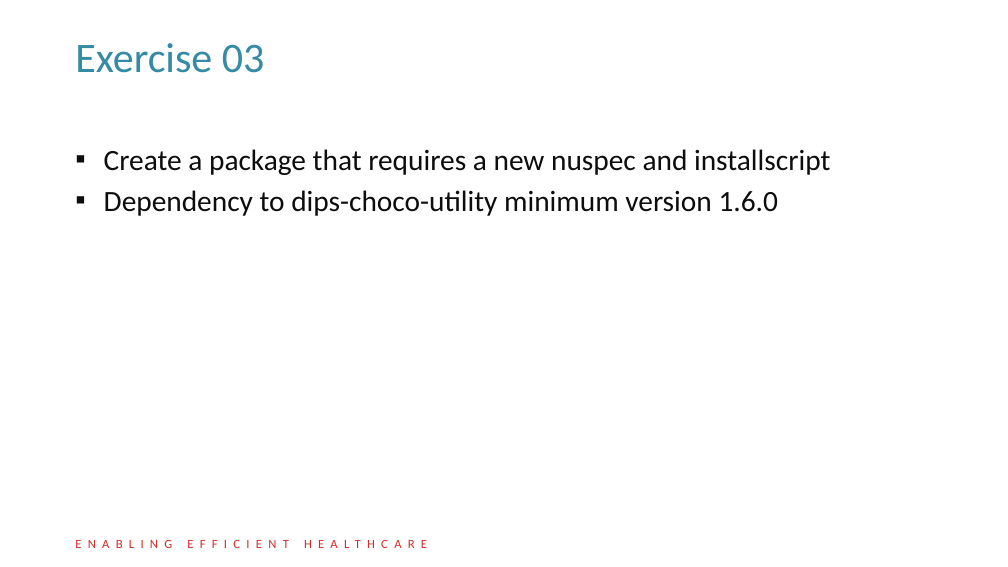
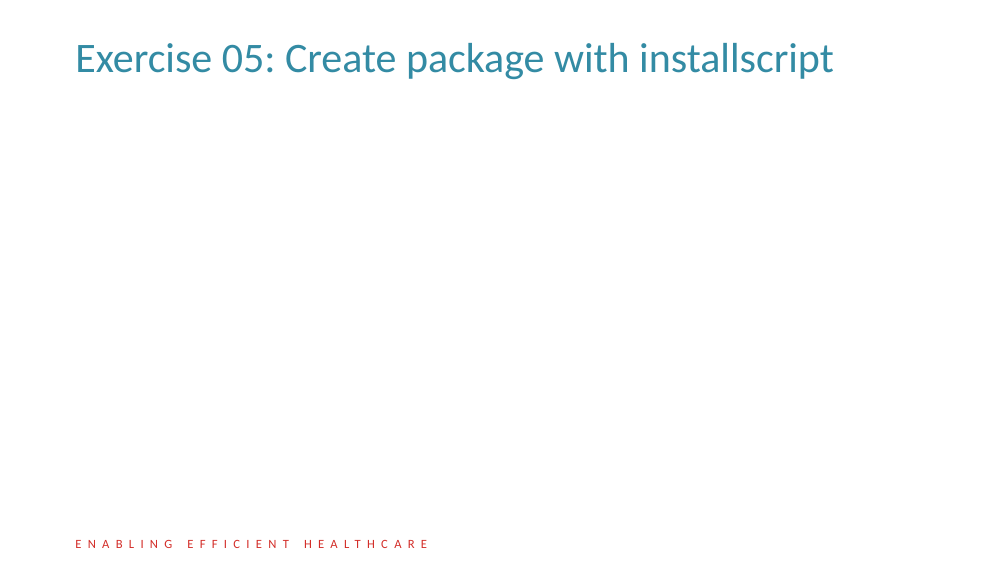
Before and after one commit to DIPSAS/InstallationTech, a slide deck: slide 52 of presentation/InstallationCourse.pptx (slide 45 before the commit). Drawn at 1008x567 pixels with LibreOffice and Linux fonts; fonts in the diff are those of the drawing; background and template pictures are left out. Boxes give left, top, right and bottom in pixels: in the first picture for what was removed or moved away, otherwise in the second. Text is boxed around its words. In the diff, an @@ line names an element or a change of style, - is before the commit and + after.

Commit message:
updates to exercises

```diff
--- a/presentation/InstallationCourse.pptx
+++ b/presentation/InstallationCourse.pptx
@@ title at (x1=75, y1=43, x2=834, y2=79): text changed @@
-Exercise 03
+Exercise 05: Create package with installscript
@@ text removed at (x1=104, y1=149, x2=830, y2=216) @@
-▪ Create a package that requires a new nuspec and installscript
-▪ Dependency to dips-choco-utility minimum version 1.6.0
```
Also in this commit, not shown: 3 other slides changed, 1 slide added, 1 slide removed, 3 other files.
